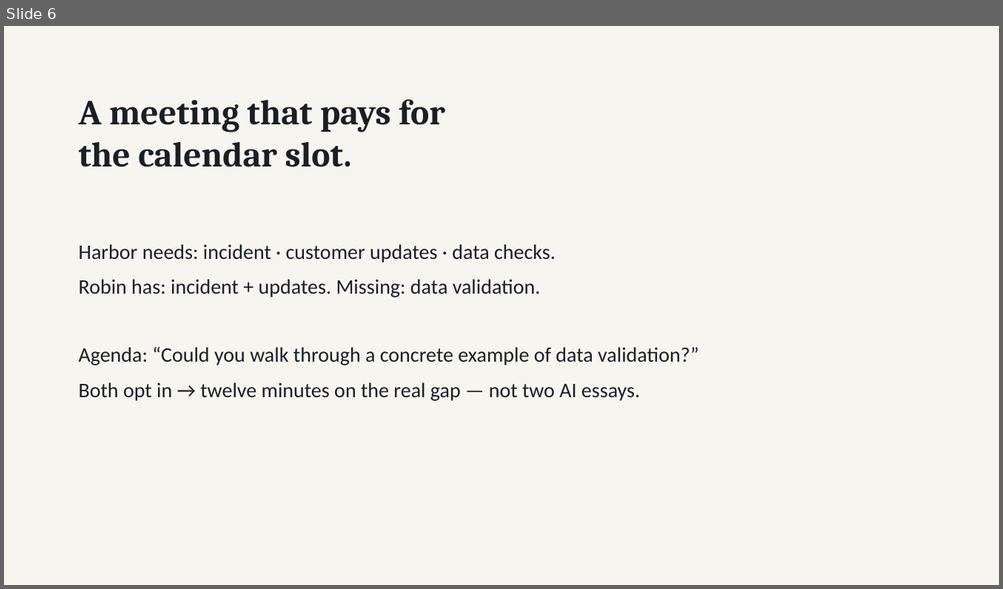
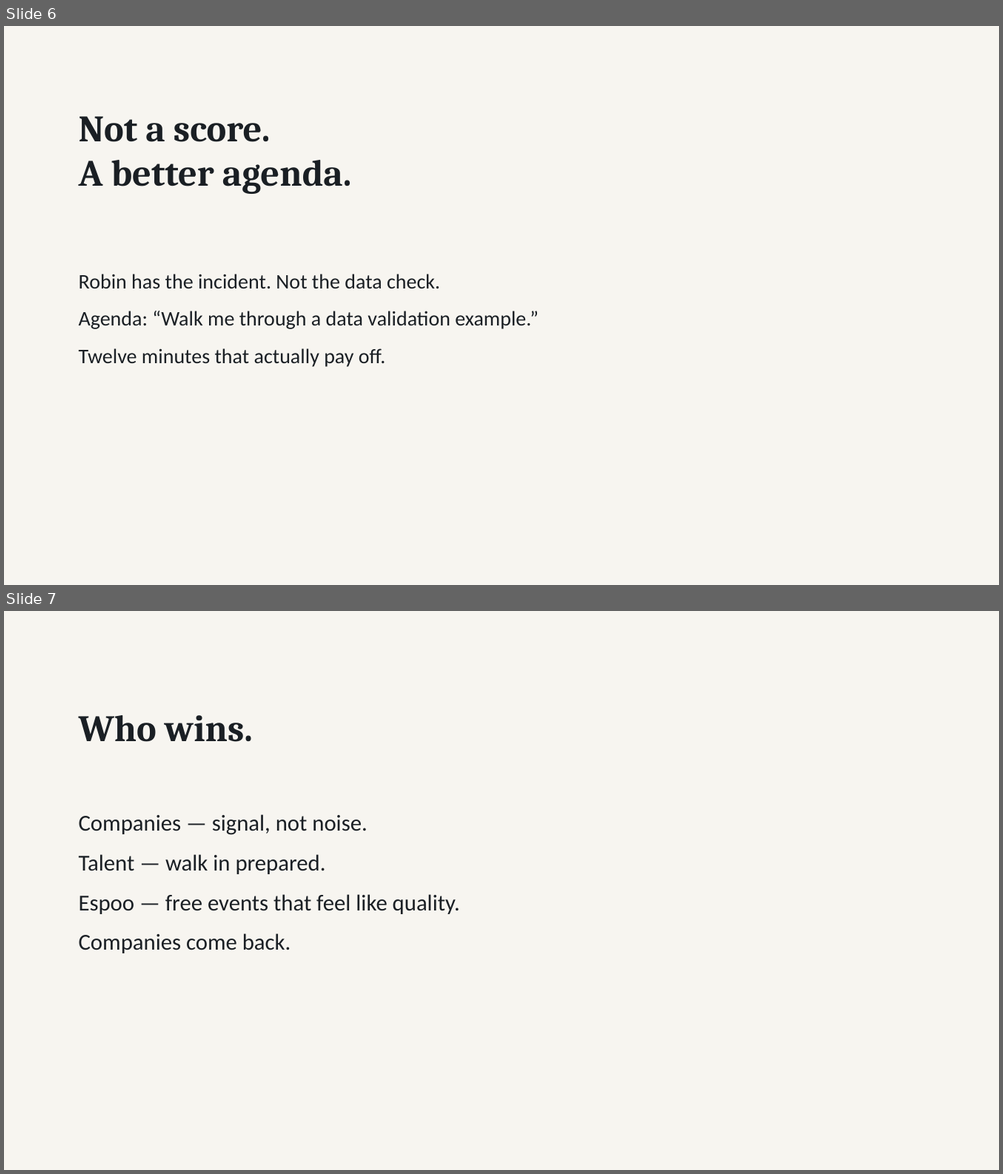
Before and after one commit to Abdullah12has/commonground-espoo, a slide deck: submission/CommonGround_Espoo_Pitch.pptx. Shown one above the other, each under a label of ours: slide 6 before the commit, slides 6 and 7 after it. The pictures are 1003x589 and 1003x1174 pixels, drawn with LibreOffice and Linux fonts; fonts in the diff are those of the drawing. Boxes give left, top, right and bottom in pixels: in the first picture for what was removed or moved away, otherwise in the second. Text is boxed around its words. In the diff, an @@ line names an element or a change of style, - is before the commit and + after.

```diff
--- a/submission/CommonGround_Espoo_Pitch.pptx
+++ b/submission/CommonGround_Espoo_Pitch.pptx
@@ slide 7 added at (4, 611, 999, 1170), background #FFFFFF @@
@@ rectangle added at (4, 611, 999, 1170), fill #F7F5F0 @@
@@ text added at (79, 715, 253, 742), 36 pt, text #1A1F24, bold @@
+Who wins.
@@ text added at (79, 815, 460, 954), 22 pt, text #1A1F24 @@
+Companies — signal, not noise.
+Talent — walk in prepared.
+Espoo — free events that feel like quality.
+Companies come back.
@@ slide 6 changed as well @@
@@ text at (79, 116, 352, 194): text changed; size 34 to 36 pt @@
-A meeting that pays for
-the calendar slot.
+Not a score.
+A better agenda.
@@ text at (79, 274, 538, 367): text changed @@
-Harbor needs: incident · customer updates · data checks.
-Robin has: incident + updates. Missing: data validation.
-Agenda: “Could you walk through a concrete example of data validation?”
-Both opt in → twelve minutes on the real gap — not two AI essays.
+Robin has the incident. Not the data check.
+Agenda: “Walk me through a data validation example.”
+Twelve minutes that actually pay off.
```
Also in this commit, not shown: 4 other slides changed, 3 other slides added, 4 slides removed, 4 other files.
